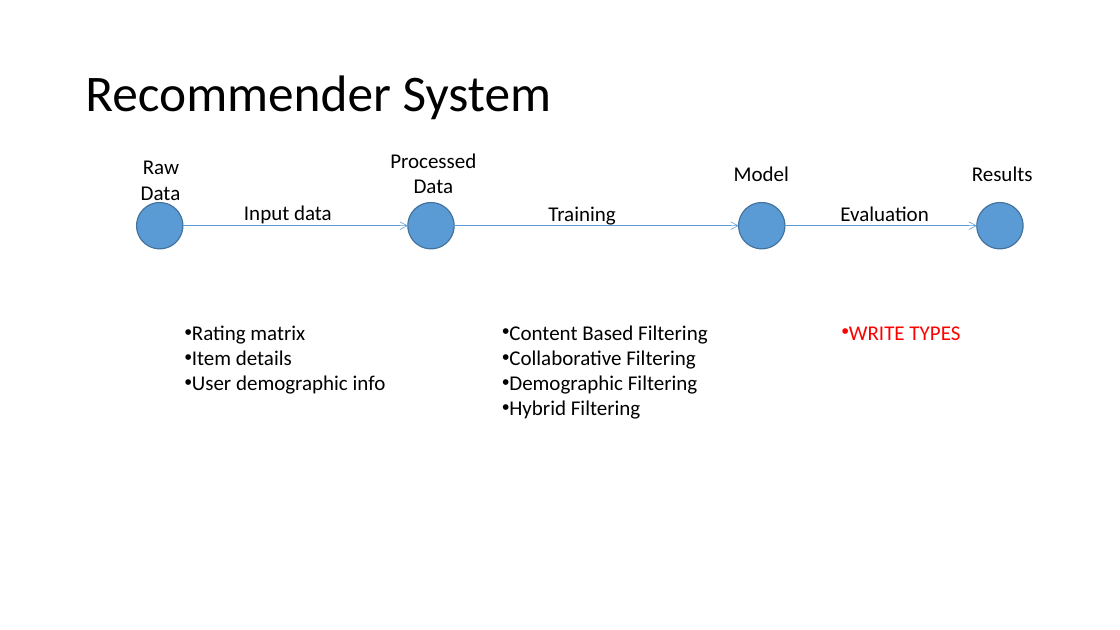
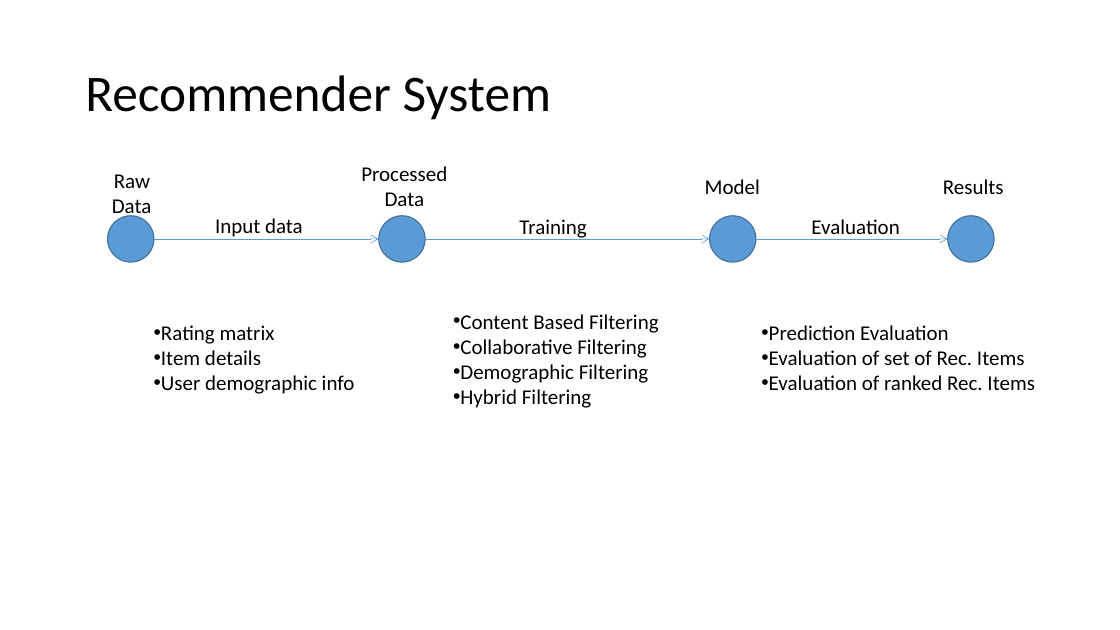
Before and after one commit to DibyamAgrawal/RS-ppt, a slide deck: slide 3 of summer_Basics of RS.pptx. Drawn at 1120x630 pixels with LibreOffice and Linux fonts; fonts in the diff are those of the drawing. Boxes give left, top, right and bottom in pixels: in the first picture for what was removed or moved away, otherwise in the second. Text is boxed around its words. In the diff, an @@ line names an element or a change of style, - is before the commit and + after.

```diff
--- a/summer_Basics of RS.pptx
+++ b/summer_Basics of RS.pptx
@@ 7 texts, 4 ellipses, 3 arrows: place and size @@
-7 texts, 4 ellipses, 3 arrows at <box>137,153,1033,249</box>
+7 texts, 4 ellipses, 3 arrows at <box>108,166,1004,262</box>
@@ text "Rating matrix": place and size @@
-text "Rating matrix" at <box>192,325,386,394</box>
+text "Rating matrix" at <box>161,325,355,394</box>
@@ text "Content Based Filtering": place and size @@
-text "Content Based Filtering" at <box>509,325,707,419</box>
+text "Content Based Filtering" at <box>460,314,658,408</box>
@@ text added at <box>769,325,1034,390</box>, 18 pt, text #000000 @@
+• Prediction Evaluation
+• Evaluation of set of Rec. Items
+• Evaluation of ranked Rec. Items
@@ text removed at <box>849,326,960,340</box> @@
-• WRITE TYPES
```
Also in this commit, not shown: 6 other slides changed, 2 slides added, 1 slide removed, 10 other files.
